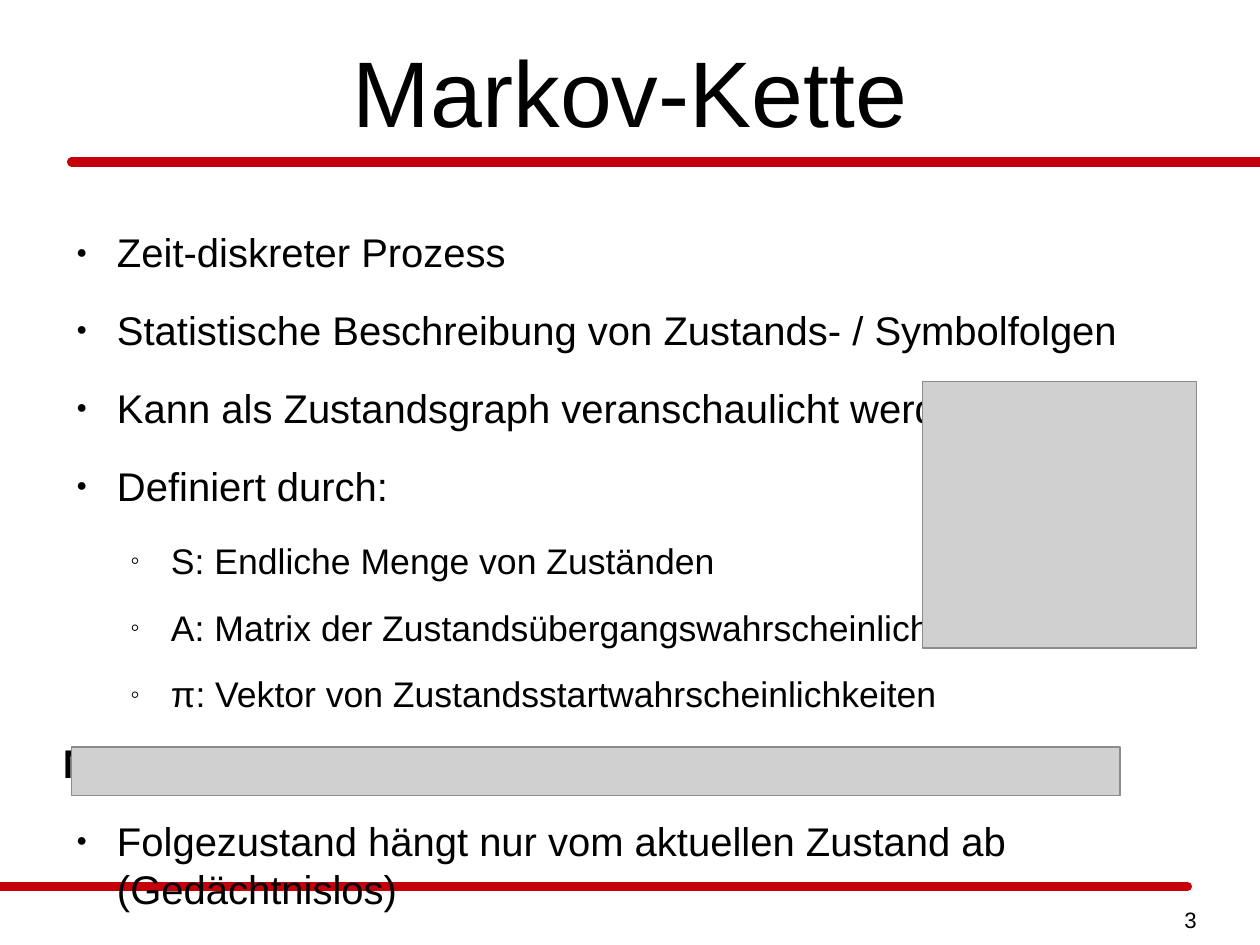
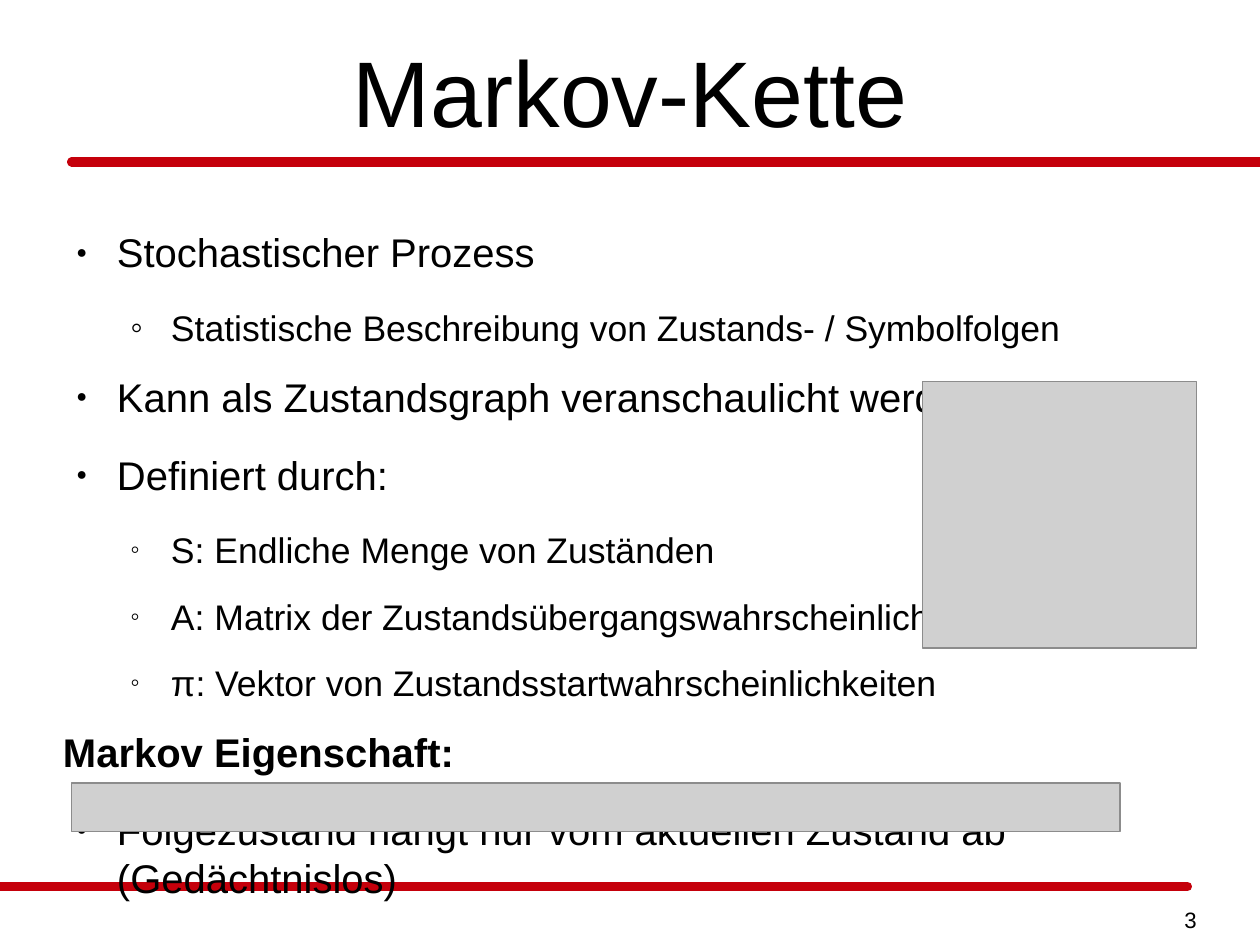
Before and after one commit to daandres/ml_soundwave_doppler_effect, a slide deck: slide 3 of praesentation/hmm/praesentation_ml_hmm_pasler_rieder.odp. Drawn at 1260x945 pixels with LibreOffice and Linux fonts; fonts in the diff are those of the drawing; grey boxes stand for pictures. Boxes give left, top, right and bottom in pixels: in the first picture for what was removed or moved away, otherwise in the second. Text is boxed around its words. In the diff, an @@ line names an element or a change of style, - is before the commit and + after.

```diff
--- a/praesentation/hmm/praesentation_ml_hmm_pasler_rieder.odp
+++ b/praesentation/hmm/praesentation_ml_hmm_pasler_rieder.odp
@@ text at [117, 238, 534, 268]: text changed @@
-● Zeit-diskreter Prozess
+● Stochastischer Prozess
@@ text at [171, 315, 1060, 348]: size 25.2 to 22.4 pt in "Statistische Beschreibung von Zustands- / Symbolfolgen"; bullet ● to ◦; list level 1 to 2 in "Statistische Beschreibung von Zustands- / ..." @@
@@ picture: place and size @@
-picture at [72, 748, 1121, 797]
+picture at [72, 783, 1121, 832]
```
Also in this commit, not shown: 4 other slides changed, 1 slide added, 1 other file.
